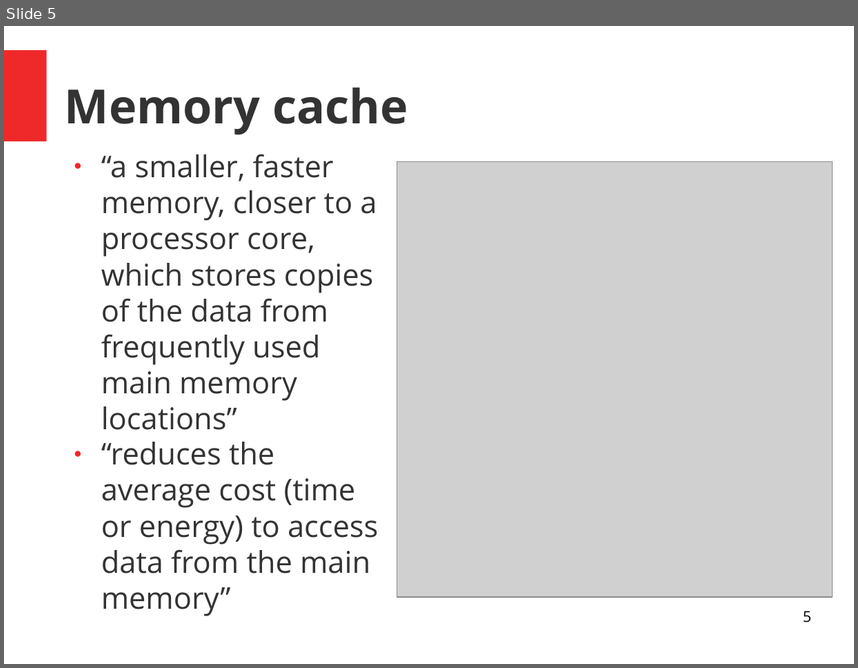
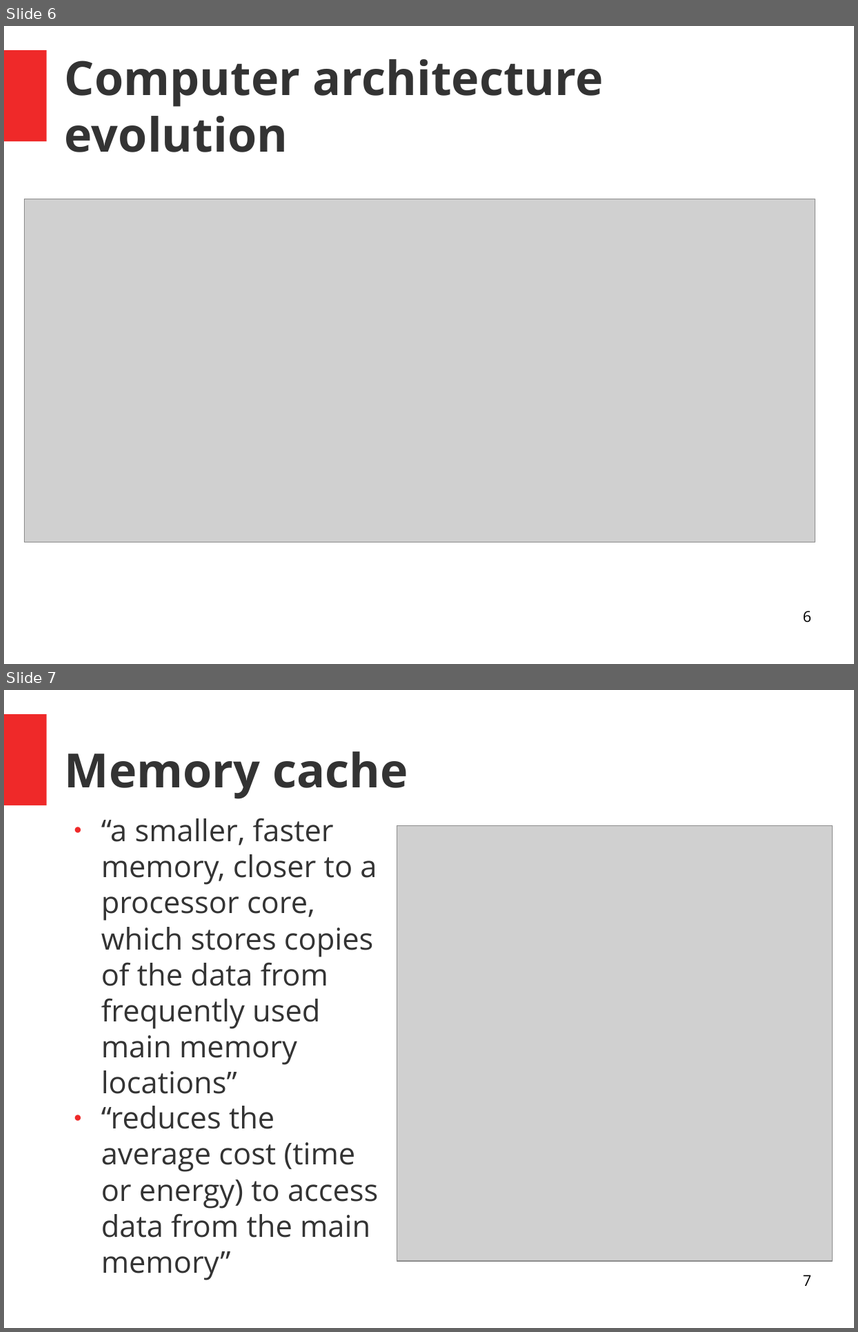
Before and after one commit to ASPP/MemoryBoundComputations, a slide deck: lecture/memory_bound_computations.odp. Shown one above the other, each under a label of ours: slide 5 before the commit, slides 6 and 7 after it. The pictures are 858x668 and 858x1332 pixels, drawn with LibreOffice and Linux fonts; fonts in the diff are those of the drawing; grey boxes stand for pictures. Boxes give left, top, right and bottom in pixels: in the first picture for what was removed or moved away, otherwise in the second. Text is boxed around its words. In the diff, an @@ line names an element or a change of style, - is before the commit and + after.

```diff
--- a/lecture/memory_bound_computations.odp
+++ b/lecture/memory_bound_computations.odp
@@ slide 6 added at bbox=[4, 26, 854, 664], background #FFFFFF; not listed: 1 template element that a slide beside it also shows @@
@@ title added at bbox=[65, 59, 603, 152], 44 pt, text #333333, bold @@
+Computer architecture evolution
@@ picture added at bbox=[24, 198, 815, 542] @@
@@ page number added at bbox=[803, 610, 811, 622], 14 pt, text #000000 @@
+6
@@ what was slide 5 is now slide 7 @@
@@ page number at bbox=[803, 1274, 811, 1285]: text changed @@
-5
+7
```
Also in this commit, not shown: 6 slides changed, 3 other slides added.
